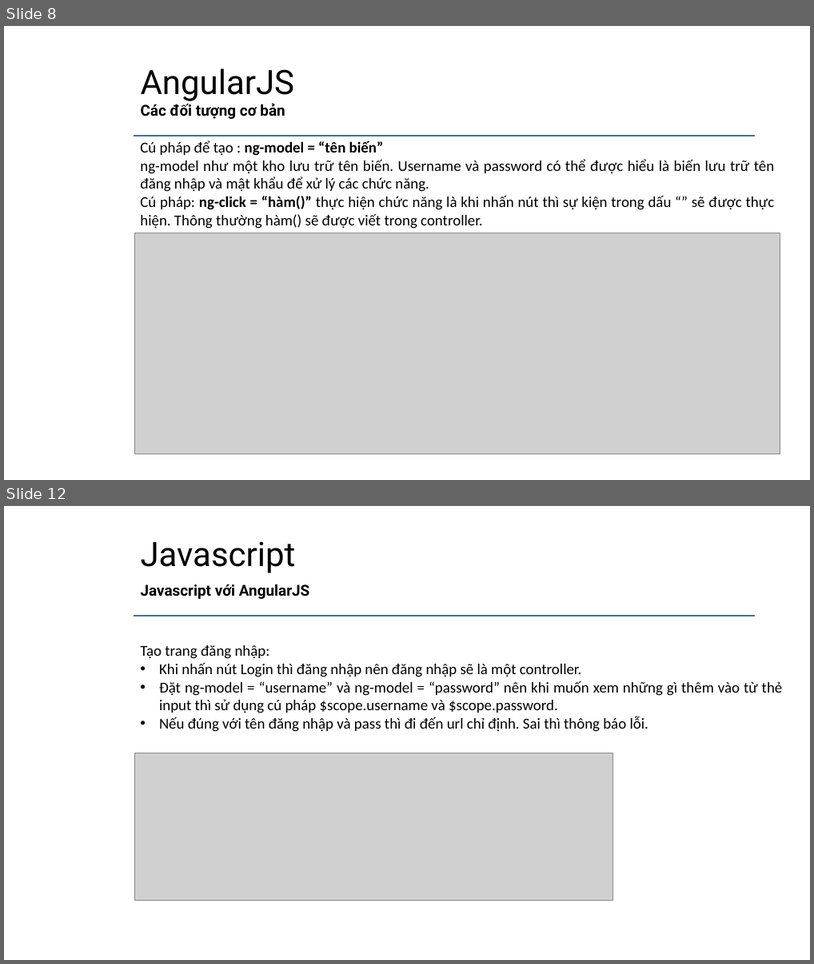
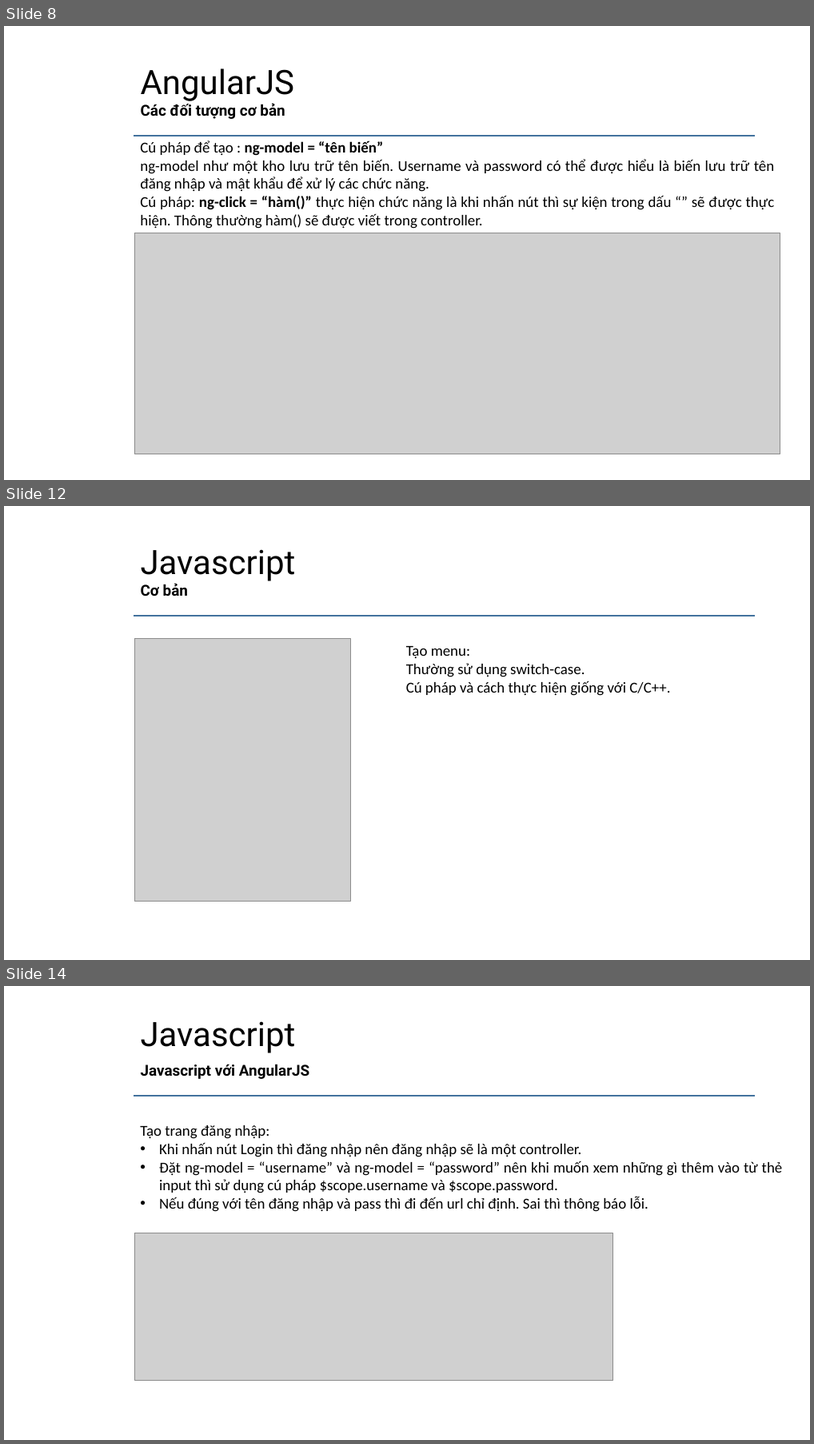
Before and after one commit to daotuyen9244/Indruino-Iot-Project, a slide deck: FW/Minh/Task4/Task4 - Minh.pptx. Shown one above the other, each under a label of ours: slides 8 and 12 before the commit, slides 8, 12 and 14 after it; the slides between them are not shown. The pictures are 814x964 and 814x1444 pixels, drawn with LibreOffice and Linux fonts; fonts in the diff are those of the drawing; grey boxes stand for pictures; background and template pictures are left out. Boxes give left, top, right and bottom in pixels: in the first picture for what was removed or moved away, otherwise in the second. Text is boxed around its words. In the diff, an @@ line names an element or a change of style, - is before the commit and + after.

```diff
--- a/FW/Minh/Task4/Task4 - Minh.pptx
+++ b/FW/Minh/Task4/Task4 - Minh.pptx
@@ slide 12 added at (4,506,810,960), background #FFFFFF; not listed: 1 template element that a slide beside it also shows @@
@@ title added at (141,549,296,581), 40 pt, text #000000 @@
+Javascript
@@ subtitle added at (141,583,188,596), 18 pt, text #000000, bold @@
+Cơ bản
@@ picture added at (134,639,350,901) @@
@@ text added at (406,646,670,696), 18 pt, text #000000 @@
+Tạo menu:
+Thường sử dụng switch-case.
+Cú pháp và cách thực hiện giống với C/C++.
@@ what was slide 12 is now slide 14 @@
```
Also in this commit, not shown: 3 slides changed, 1 other slide added, 1 other file.
